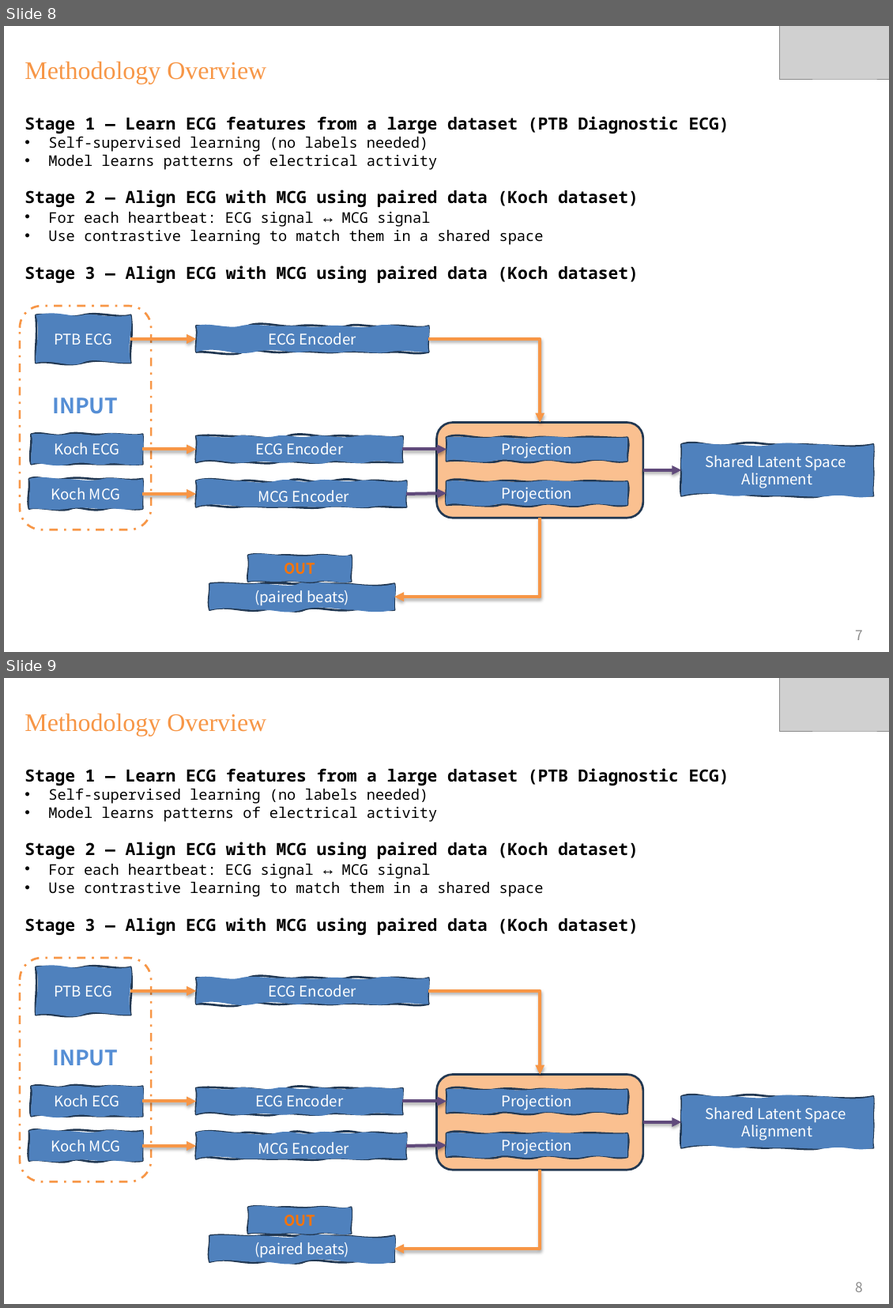
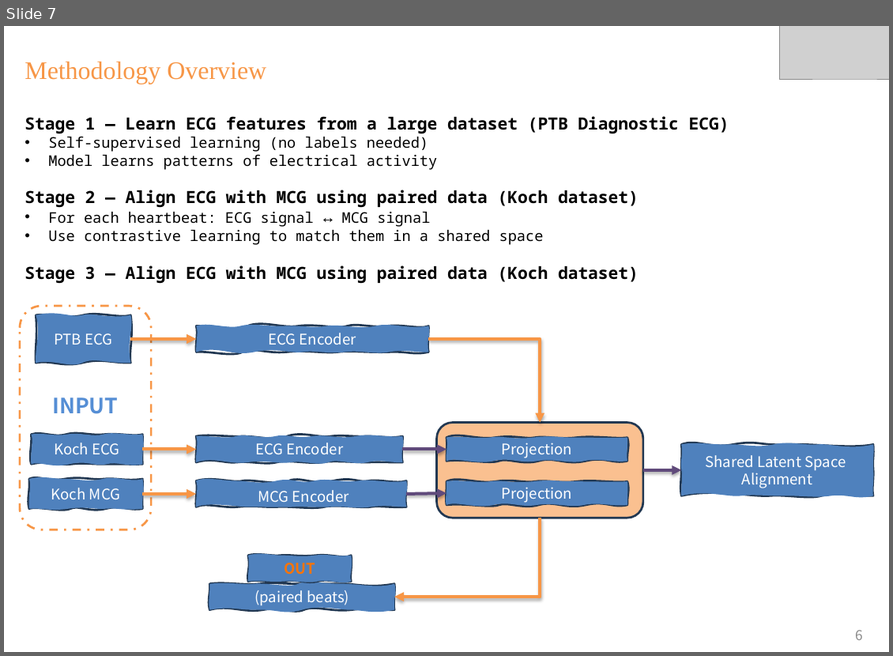
Before and after one commit to RafsanJany-44/Game_of_SQUIDE, a slide deck: SLIDE_24.pptx. Shown one above the other, each under a label of ours: slides 8 and 9 before the commit, slide 7 after it. The pictures are 893x1308 and 893x656 pixels, drawn with LibreOffice and Linux fonts; fonts in the diff are those of the drawing; grey boxes stand for pictures; background and template pictures are left out. Boxes give left, top, right and bottom in pixels: in the first picture for what was removed or moved away, otherwise in the second. Text is boxed around its words. In the diff, an @@ line names an element or a change of style, - is before the commit and + after.

```diff
--- a/SLIDE_24.pptx
+++ b/SLIDE_24.pptx
@@ slide 9 removed at [4, 678, 889, 1304], background picture (left out) @@
@@ picture removed at [780, 678, 889, 731] @@
@@ text removed at [25, 714, 266, 736] @@
-Methodology Overview
@@ text removed at [25, 768, 729, 936] @@
-Stage 1 — Learn ECG features from a large dataset (PTB Diagnostic ECG)
-• Self-supervised learning (no labels needed)
-• Model learns patterns of electrical activity
-Stage 2 — Align ECG with MCG using paired data (Koch dataset)
-• For each heartbeat: ECG signal ↔ MCG signal
-• Use contrastive learning to match them in a shared space
-Stage 3 — Align ECG with MCG using paired data (Koch dataset)
@@ rounded rectangle removed at [20, 958, 152, 1182] @@
-INPUT
@@ freeform shape removed at [36, 967, 130, 1015] @@
-PTB ECG
@@ freeform shape removed at [196, 977, 428, 1003] @@
-ECG Encoder
@@ arrow removed from (130, 991) to (196, 991) @@
@@ elbow arrow removed from (428, 991) to (540, 1075) @@
@@ rounded rectangle removed at [437, 1075, 644, 1170] @@
@@ freeform shape removed at [31, 1086, 142, 1116] @@
-Koch ECG
@@ arrow removed from (142, 1101) to (196, 1101) @@
@@ freeform shape removed at [196, 1088, 403, 1114] @@
-ECG Encoder
@@ arrow removed from (403, 1101) to (446, 1101) @@
@@ freeform shape removed at [446, 1090, 627, 1113] @@
-Projection
@@ freeform shape removed at [681, 1097, 873, 1148] @@
-Shared Latent Space
-Alignment
@@ arrow removed from (644, 1122) to (681, 1122) @@
@@ freeform shape removed at [29, 1131, 142, 1160] @@
-Koch MCG
@@ arrow removed from (142, 1146) to (196, 1146) @@
@@ freeform shape removed at [196, 1133, 407, 1158] @@
-MCG Encoder
@@ arrow removed from (407, 1146) to (446, 1145) @@
@@ freeform shape removed at [446, 1134, 627, 1157] @@
-Projection
@@ elbow arrow removed from (540, 1170) to (394, 1248) @@
@@ freeform shape removed at [248, 1207, 352, 1233] @@
-OUT
@@ freeform shape removed at [210, 1236, 394, 1262] @@
-(paired beats)
@@ page number removed at [856, 1282, 864, 1292] @@
-8
@@ what was slide 8 is now slide 7 @@
@@ page number at [856, 630, 864, 640]: text changed @@
-7
+6
```
Also in this commit, not shown: 1 slide changed, 2 slides added, 2 other slides removed, 2 other files.
